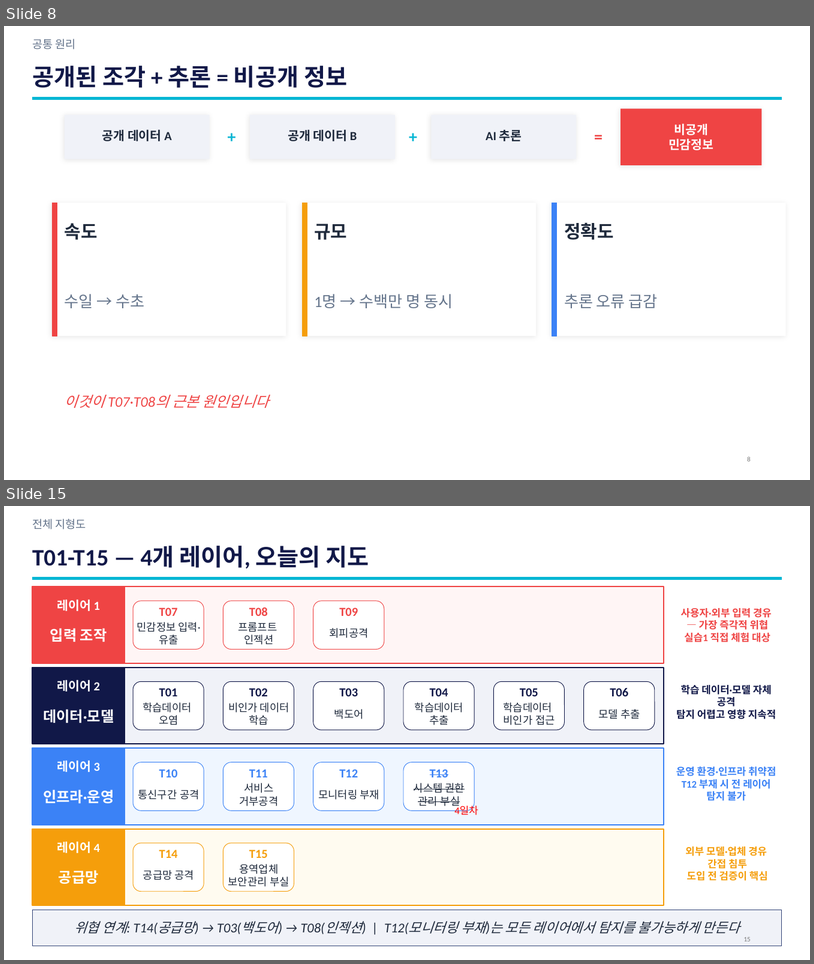
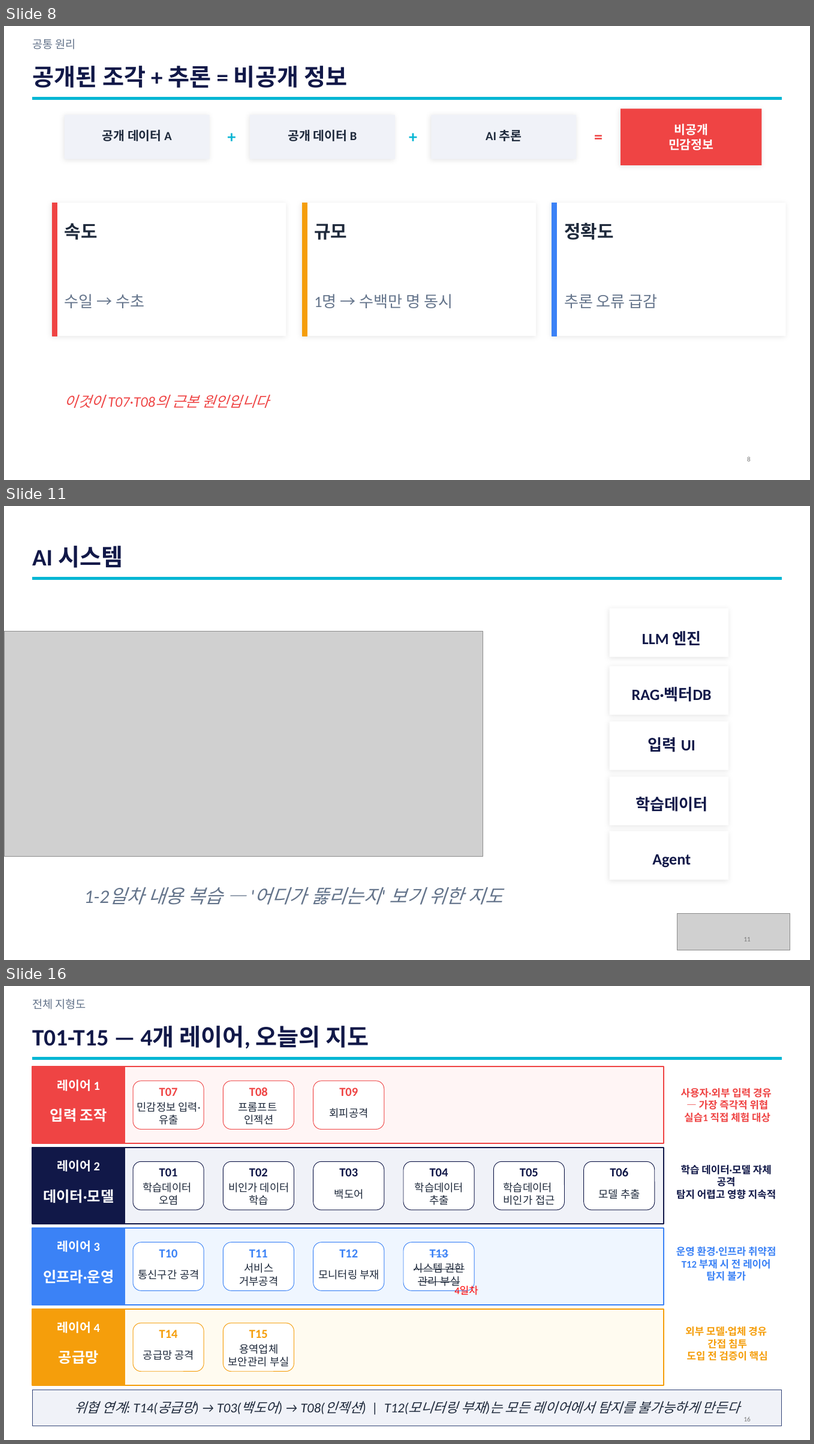
Before and after one commit to sulgik/security-workshop, a slide deck: ws01/class/3일차_1.pptx. Shown one above the other, each under a label of ours: slides 8 and 15 before the commit, slides 8, 11 and 16 after it; the slides between them are not shown. The pictures are 814x964 and 814x1444 pixels, drawn with LibreOffice and Linux fonts; fonts in the diff are those of the drawing; grey boxes stand for pictures. Boxes give left, top, right and bottom in pixels: in the first picture for what was removed or moved away, otherwise in the second. Text is boxed around its words. In the diff, an @@ line names an element or a change of style, - is before the commit and + after.

```diff
--- a/ws01/class/3일차_1.pptx
+++ b/ws01/class/3일차_1.pptx
@@ slide 11 added at [4,506,810,960], background #FFFFFF @@
@@ text added at [32,546,123,568], 42 pt, text #111848, bold @@
+AI 시스템
@@ rectangle added at [32,577,782,580], fill #06B6D4, outline #06B6D4 1 pt @@
@@ rectangle added at [610,608,729,657], fill #FFFFFF @@
@@ picture added at [4,631,483,856] @@
@@ text added at [642,631,702,645], 28 pt, text #111848, bold @@
+LLM 엔진
@@ rectangle added at [610,666,729,715], fill #FFFFFF @@
@@ text added at [632,687,712,702], 28 pt, text #111848, bold @@
+RAG·벡터DB
@@ rectangle added at [610,721,729,770], fill #FFFFFF @@
@@ text added at [648,737,696,752], 28 pt, text #111848, bold @@
+입력 UI
@@ rectangle added at [610,777,729,825], fill #FFFFFF @@
@@ text added at [636,796,708,811], 28 pt, text #111848, bold @@
+학습데이터
@@ rectangle added at [610,831,729,879], fill #FFFFFF @@
@@ text added at [653,854,691,867], 28 pt, text #111848, bold @@
+Agent
@@ text added at [84,887,503,904], 34 pt, text #64748B, italic @@
+1-2일차 내용 복습 — '어디가 뚫리는지' 보기 위한 지도
@@ picture added at [677,913,790,949] @@
@@ page number added at [744,937,751,941], 12 pt, text #797979 @@
+11
@@ what was slide 15 is now slide 16 @@
```
Also in this commit, not shown: 10 slides changed, 3 other slides added, 2 slides removed, 7 other files.
